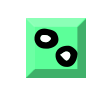
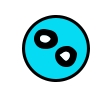
Comparing the layer stacks of the two (112, 96) images. Changes:
painted on "Vector Smart Object" over [26, 18, 86, 78]
added layer "Ellipse 1" over [22, 15, 90, 82]
